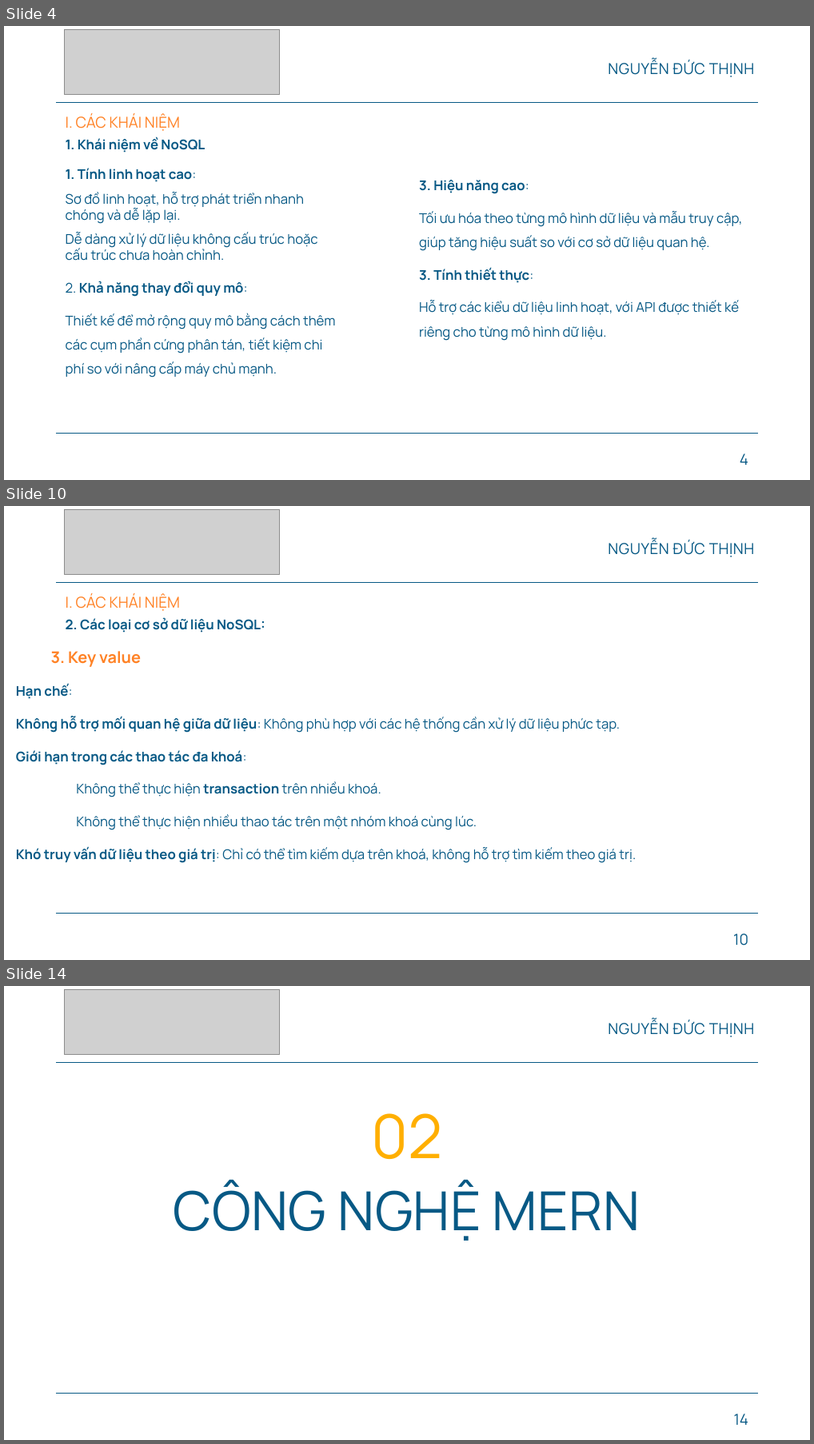
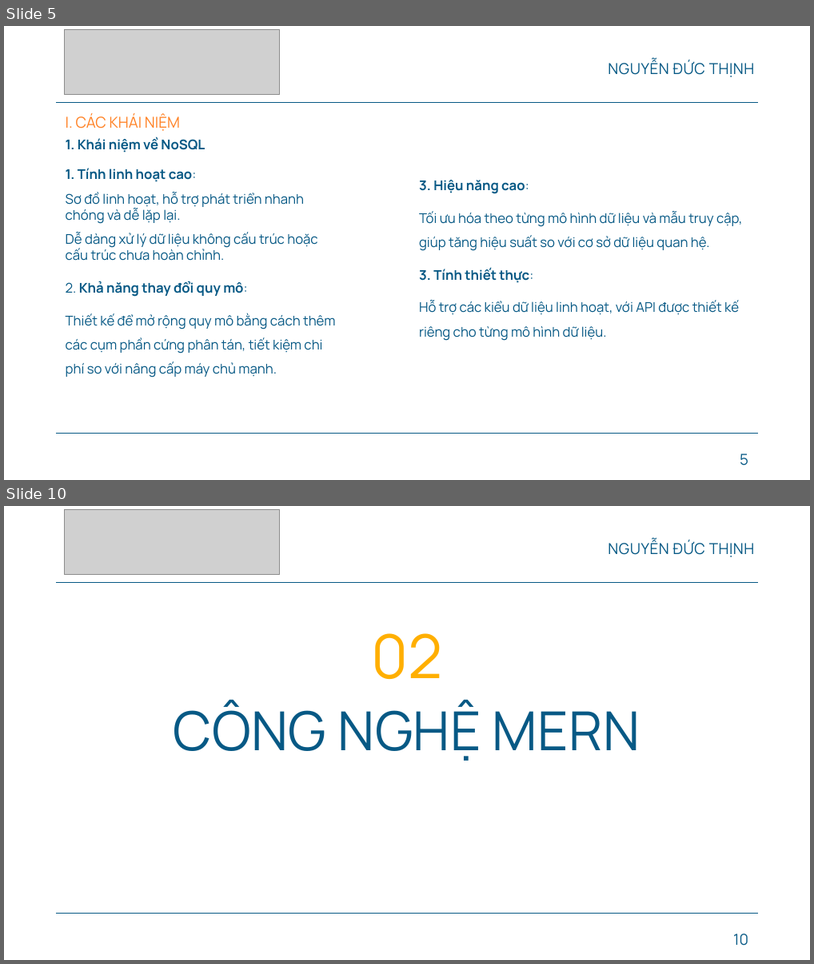
Before and after one commit to Ducthinh1501/CN-DA21TTB-NGUYENDUCTHINH-MONGODB-READINGTESTS, a slide deck: thesis/CN-SLIDE-BAOCAO.pptx. Shown one above the other, each under a label of ours: slides 4, 10 and 14 before the commit, slides 5 and 10 after it; the slides between them are not shown. The pictures are 814x1444 and 814x964 pixels, drawn with LibreOffice and Linux fonts; fonts in the diff are those of the drawing; grey boxes stand for pictures; background and template pictures are left out. Boxes give left, top, right and bottom in pixels: in the first picture for what was removed or moved away, otherwise in the second. Text is boxed around its words. In the diff, an @@ line names an element or a change of style, - is before the commit and + after.

```diff
--- a/thesis/CN-SLIDE-BAOCAO.pptx
+++ b/thesis/CN-SLIDE-BAOCAO.pptx
@@ slide 10 removed at (4,506,810,960), background #FFFFFF; not listed: 2 template elements that a slide beside it also shows @@
@@ picture removed at (65,509,280,574) @@
@@ title removed at (608,540,755,557) @@
-NGUYỄN ĐỨC THỊNH
@@ text removed at (66,594,180,611) @@
-I. CÁC KHÁI NIỆM
@@ text removed at (66,617,266,632) @@
-2. Các loại cơ sở dữ liệu NoSQL:
@@ text removed at (16,651,636,863) @@
-3. Key value
-Hạn chế:
-Không hỗ trợ mối quan hệ giữa dữ liệu: Không phù hợp với các hệ thống cần xử lý dữ liệu phức tạp.
-Giới hạn trong các thao tác đa khoá:
-Không thể thực hiện transaction trên nhiều khoá.
-Không thể thực hiện nhiều thao tác trên một nhóm khoá cùng lúc.
-Khó truy vấn dữ liệu theo giá trị: Chỉ có thể tìm kiếm dựa trên khoá, không hỗ trợ tìm kiếm theo giá trị.
@@ page number removed at (734,933,749,945) @@
-10
@@ what was slide 4 is now slide 5 @@
@@ page number at (740,453,749,465): text changed @@
-4
+5
@@ what was slide 14 is now slide 10 @@
@@ page number at (734,933,749,945): text changed @@
-14
+10
```
Also in this commit, not shown: 4 slides changed, 4 slides added, 7 other slides removed, 12 other files.
